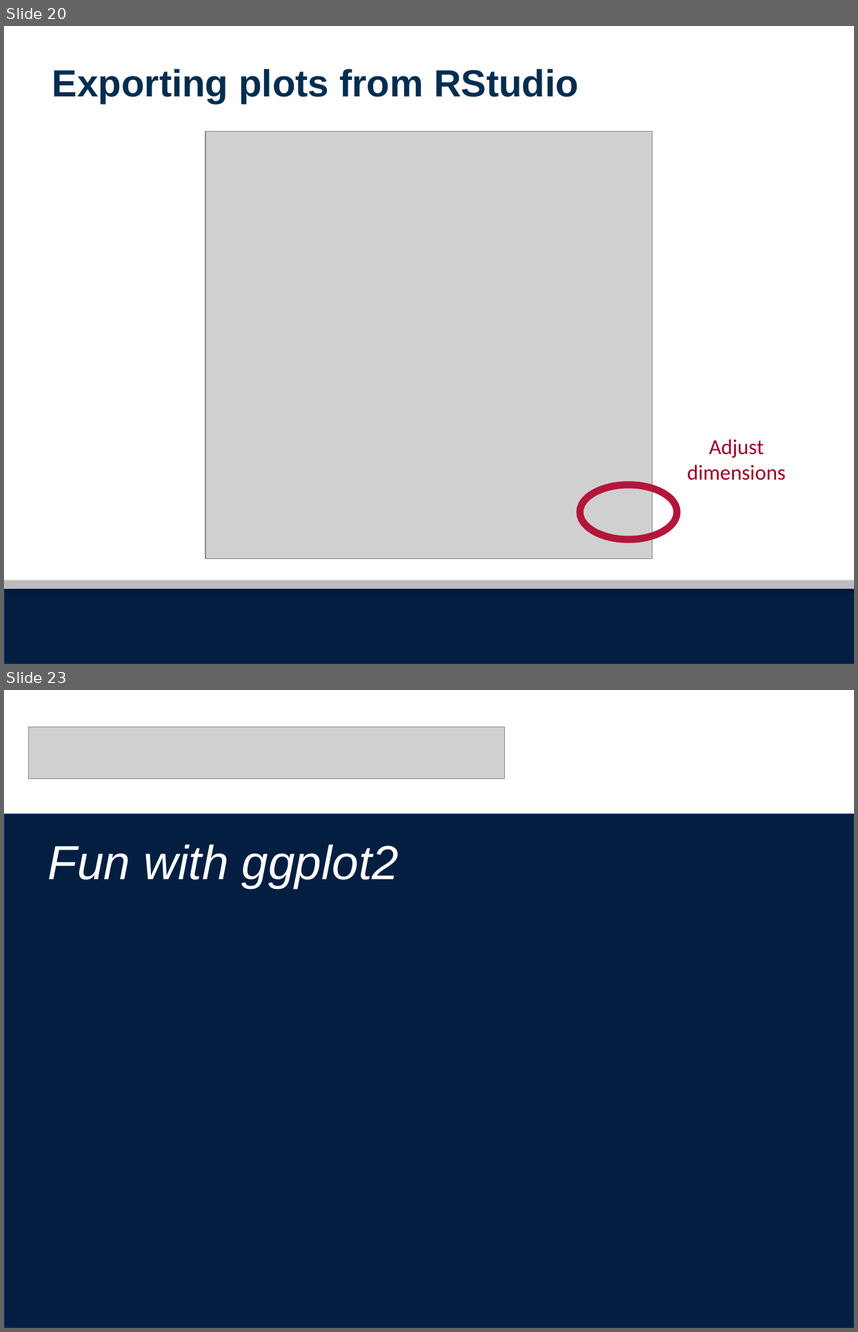
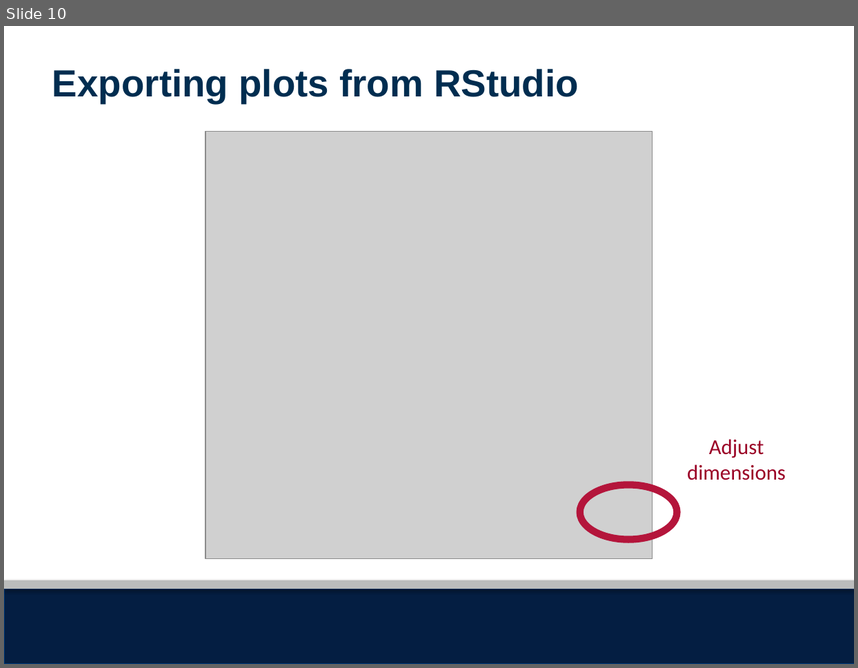
Before and after one commit to seaneff/data-science-basics-2023, a slide deck: day3/R Workshop Day 3 Slides.pptx. Shown one above the other, each under a label of ours: slides 20 and 23 before the commit, slide 10 after it; the slides between them are not shown. The pictures are 858x1332 and 858x668 pixels, drawn with LibreOffice and Linux fonts; fonts in the diff are those of the drawing; grey boxes stand for pictures; background and template pictures are left out. Boxes give left, top, right and bottom in pixels: in the first picture for what was removed or moved away, otherwise in the second. Text is boxed around its words. In the diff, an @@ line names an element or a change of style, - is before the commit and + after.

```diff
--- a/day3/R Workshop Day 3 Slides.pptx
+++ b/day3/R Workshop Day 3 Slides.pptx
@@ slide 23 removed at [4,690,854,1328], background #FFFFFF; not listed: 2 template elements that a slide beside it also shows @@
@@ picture removed at [29,727,505,779] @@
@@ rectangle removed at [4,814,854,1328] @@
@@ text removed at [48,844,399,888] @@
-Fun with ggplot2
@@ what was slide 20 is now slide 10 @@
```
Also in this commit, not shown: 1 slide added, 24 other slides removed, 4 other files.
